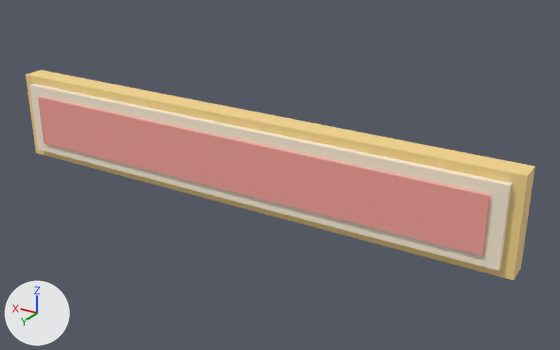
The OBJ model assets/models/parkpark/ParkParkEntranceSign.obj as it was, and as the next commit left it.
Both versions are drawn from a 50 mm lens placed at (-5.31, 7.82, 3.81), pointed at (-0.52, -0.16, -0.18). The lights are fixed; the arrows at lower left show +X, +Y and +Z. The older version comes first. Where no turn or scale is listed for an object, it has been applied to the vertices.

The first picture shows 'ParkParkEntranceSign'.
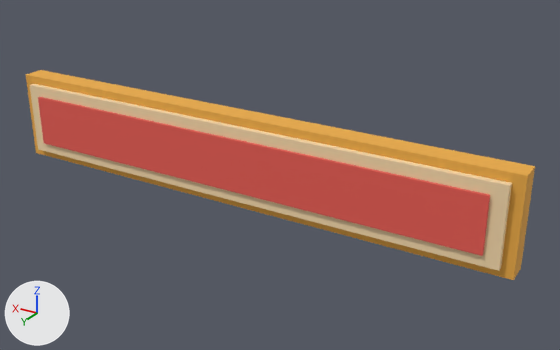
Diff of the bpy script that builds the scene:
```diff
--- a/assets/models/parkpark/ParkParkEntranceSign.obj.py
+++ b/assets/models/parkpark/ParkParkEntranceSign.obj.py
@@ img_parkparkpalette_png @@
+img_parkparkpalette_png = load_image('ParkParkPalette.png', 'ParkParkPalette.png', 320, 32, 'sRGB')
@@ mat_gold @@
 mat_gold = principled_material('gold')
-mat_gold.base_color = (0.92, 0.67, 0.27)  # beige #f6d68e
+mat_gold.texture = img_parkparkpalette_png
 mat_gold.roughness = 0.866
@@ mat_cream @@
 mat_cream = principled_material('cream')
-mat_cream.base_color = (0.96, 0.85, 0.67)  # pale yellow #faedd6
+mat_cream.texture = img_parkparkpalette_png
 mat_cream.roughness = 0.866
@@ mat_coral @@
 mat_coral = principled_material('coral')
-mat_coral.base_color = (0.91, 0.36, 0.32)  # pink #f5a299
+mat_coral.texture = img_parkparkpalette_png
 mat_coral.roughness = 0.866
@@ me_parkparkentrancesign @@
 me_parkparkentrancesign.from_pydata(...)  # 184 vertices, 178 faces; spans x -3.7..3.7, y -0.15..0.27, z -0.62..0.62
 # used by ob_parkparkentrancesign; location = (0.0, 0.0, 0.0)
+# me_parkparkentrancesign part 1: texture (UV) coordinates changed
 me_parkparkentrancesign.materials.append(mat_gold)
```

What differs and where, as boxes (x1, y1, x2, y2) in the pictures (560 x 350 px):
'ParkParkEntranceSign', surface changed: (26, 70, 535, 280) in both
